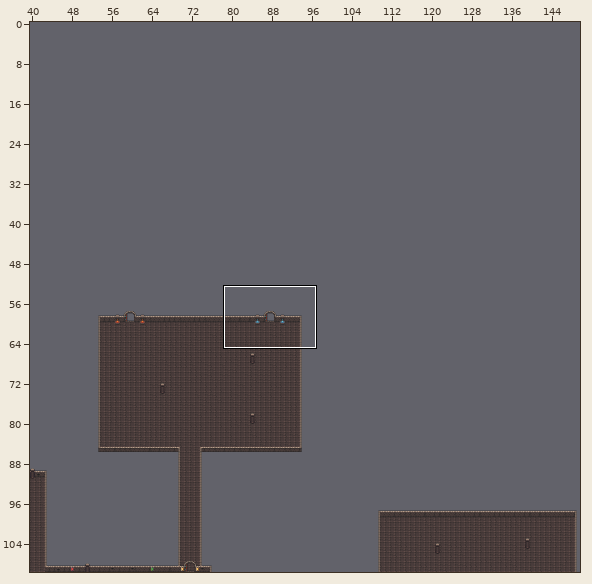
Tiled map: GameWorkspace/core/assets/map1.tmx. The picture above shows the old version from afar; the outline marks the close-up.
Close-up. Before the commit:
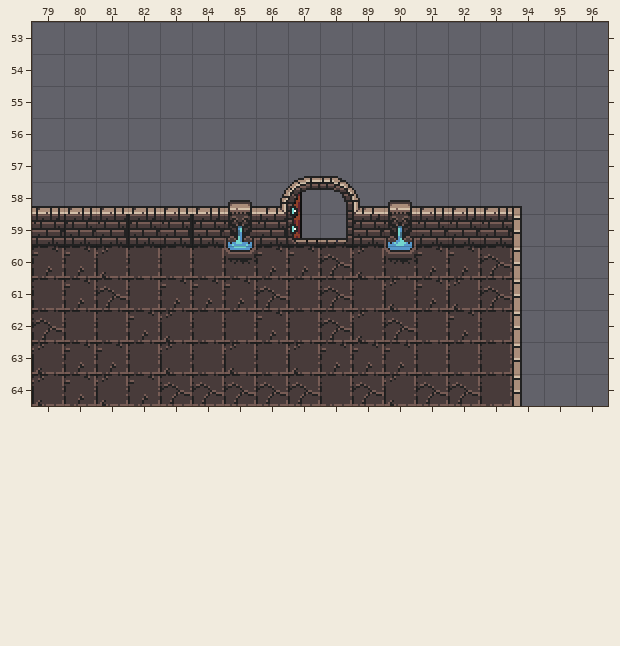
Cells are 16x16 px. Shown: x 79..96, y 53..64. The commit also changed other parts of the map, which this record leaves out. The old version is drawn lined up with the new one.
And afterwards:
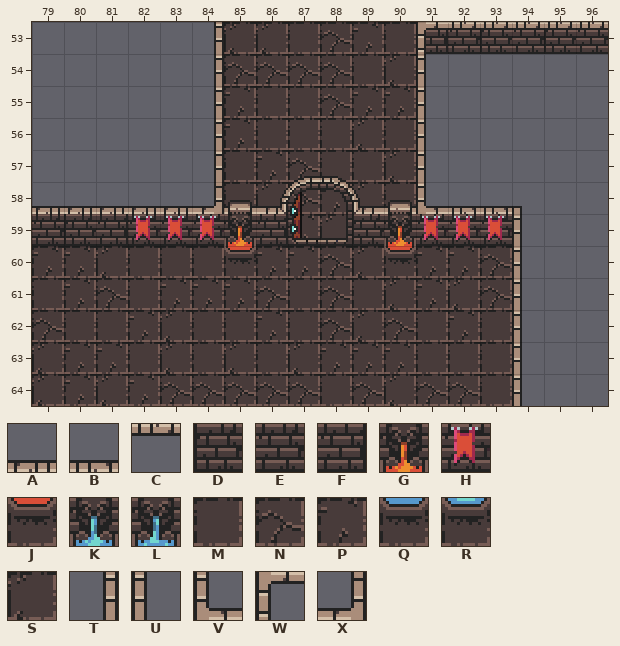
Key: from "please": A 2, B 2 flipped left-right, C 2 turned 180, D 33, E 34, F 35, G 36, H 65, J 68, K 100, L 101, M 129, N 130, P 131, Q 132, R 133, S 162, T 256, U 257, V 260 flipped left-right, W 260 turned 180, X 261 flipped left-right.
_ is an empty cell.
From old to new:
everything moved by +0,-24 cells (the old picture is shown already moved)
Layer "toprak":
y 53: x 85..90 ______ -> SSMNPM
y 54: x 85..90 ______ -> NNNNMS
y 55: x 85..90 ______ -> PMMNPP
y 56: x 85..90 ______ -> PMMMSM
y 57: x 85..90 ______ -> MPNMMS
y 58: x 85..90 ______ -> MSNPSM
y 59: x 87..88 __ -> PS
Layer "goruntu":
y 53: x 91..96 ______ -> FEDEDE
Layer "collision":
y 53: x 84 _ -> T; x 91..96 ______ -> WCCCCC
y 54..57: x 84 _ -> T; x 91 _ -> U
y 58: x 84 A -> X; x 91..93 AAA -> VBB
y 59: x 82..85 DFDL -> HHHG; x 90..93 KEEE -> GHHH
y 60: x 85 R -> J; x 90 Q -> J
Changed places in both close-ups, as pixel boxes (x1, y1, x2, y2):
changed: (128, 22, 608, 250)
